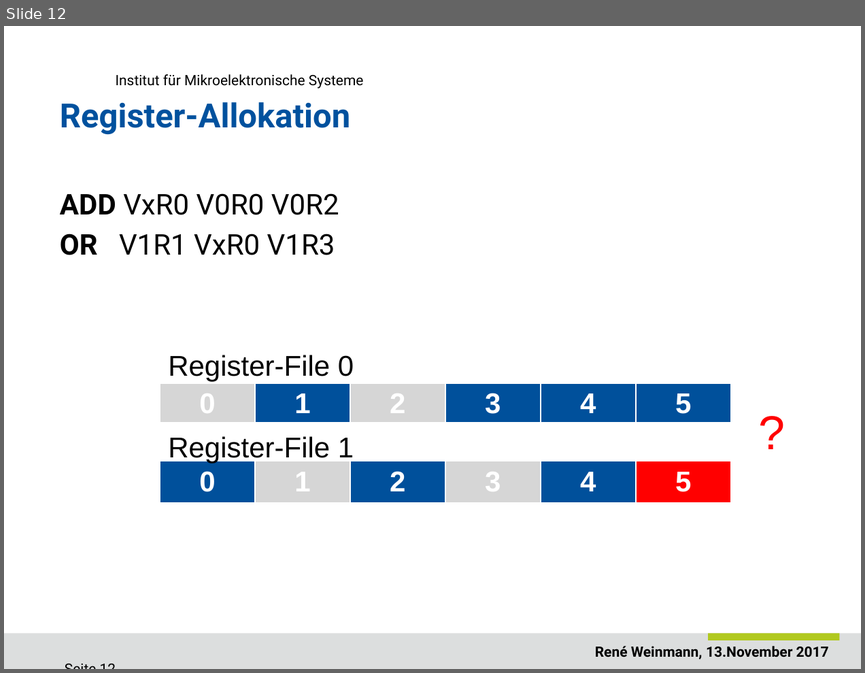
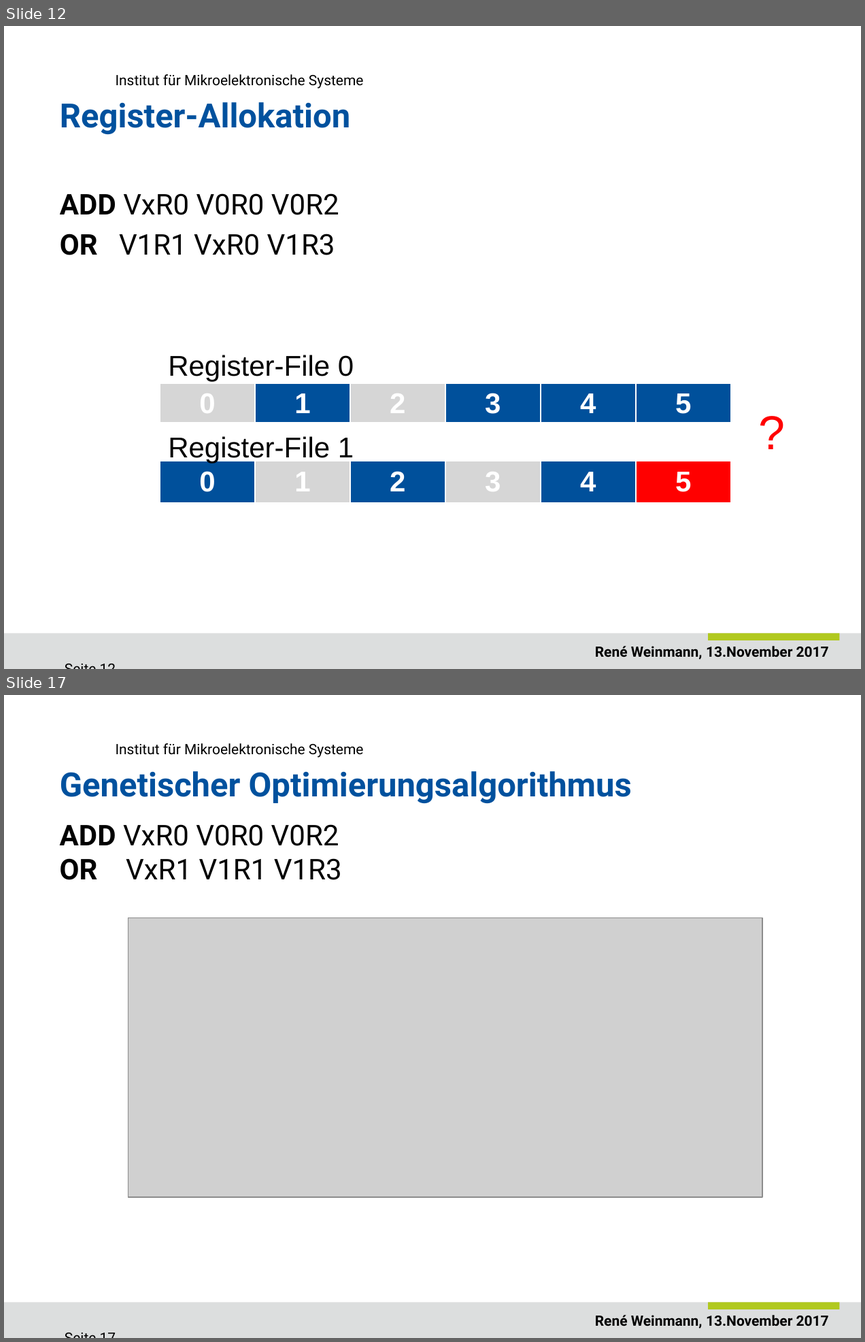
Before and after one commit to ReneWeinmann/Masterarbeit, a slide deck: Presentation_Rene_Weinmann.pptx. Shown one above the other, each under a label of ours: slide 12 before the commit, slides 12 and 17 after it; the slides between them are not shown. The pictures are 865x673 and 865x1342 pixels, drawn with LibreOffice and Linux fonts; fonts in the diff are those of the drawing; grey boxes stand for pictures; background and template pictures are left out. Boxes give left, top, right and bottom in pixels: in the first picture for what was removed or moved away, otherwise in the second. Text is boxed around its words. In the diff, an @@ line names an element or a change of style, - is before the commit and + after.

```diff
--- a/Presentation_Rene_Weinmann.pptx
+++ b/Presentation_Rene_Weinmann.pptx
@@ slide 17 added at [4, 695, 861, 1338], background #FFFFFF; not listed: 4 template elements that a slide beside it also shows @@
@@ title added at [60, 771, 632, 804], 28 pt, text #00519E, bold @@
+Genetischer Optimierungsalgorithmus
@@ text added at [60, 824, 342, 880], 24 pt, text #000000 @@
+ADD VxR0 V0R0 V0R2
+OR VxR1 V1R1 V1R3
@@ picture added at [128, 918, 762, 1197] @@
```
Also in this commit, not shown: 10 slides changed, 2 other slides added.
